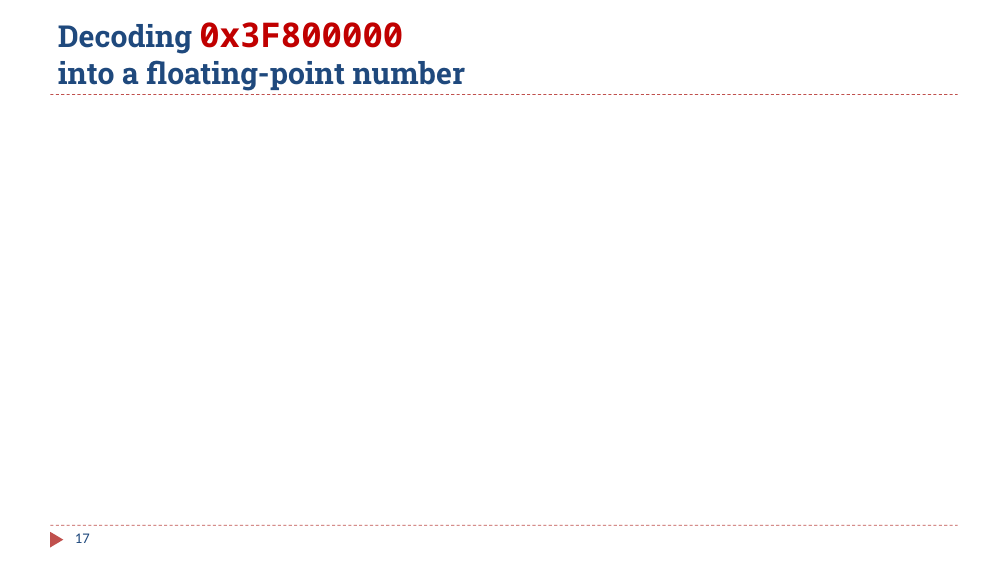
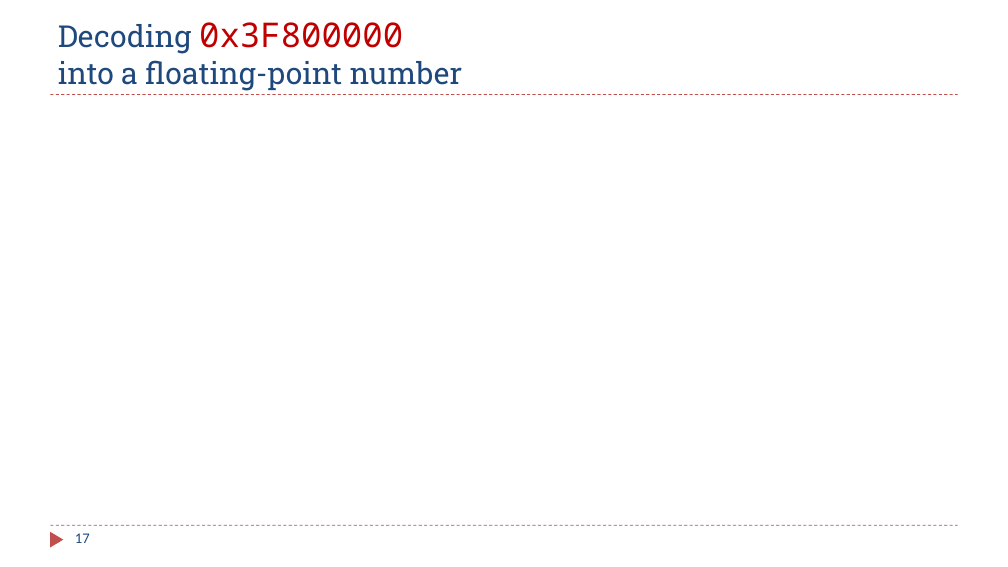
Before and after one commit to guhofstra/CSC111Fa25, a slide deck: slide 17 of PPTs/Ch12_13_Fixed_Floating_Point_Numbers.pptx. Drawn at 1008x567 pixels with LibreOffice and Linux fonts; fonts in the diff are those of the drawing; grey boxes stand for pictures. Boxes give left, top, right and bottom in pixels: in the first picture for what was removed or moved away, otherwise in the second. Text is boxed around its words. In the diff, an @@ line names an element or a change of style, - is before the commit and + after.

```diff
--- a/PPTs/Ch12_13_Fixed_Floating_Point_Numbers.pptx
+++ b/PPTs/Ch12_13_Fixed_Floating_Point_Numbers.pptx
@@ title "Decoding 0x3F800000 into a floating-point ..." at [58, 22, 463, 91]: bold off @@
```
Also in this commit, not shown: 5 other slides changed, 5 other files.
